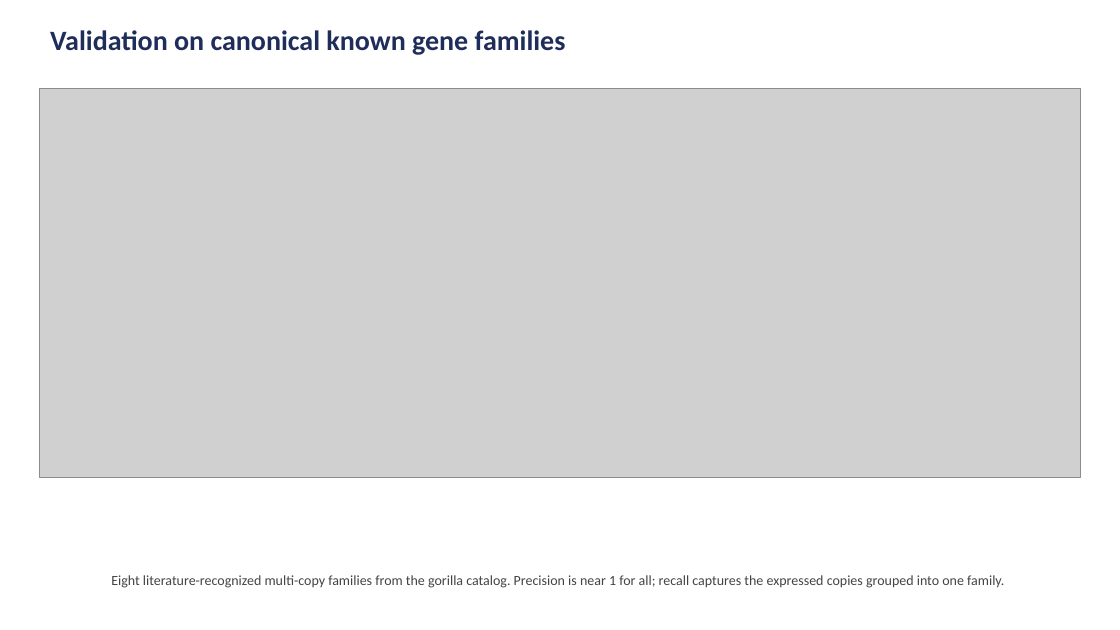
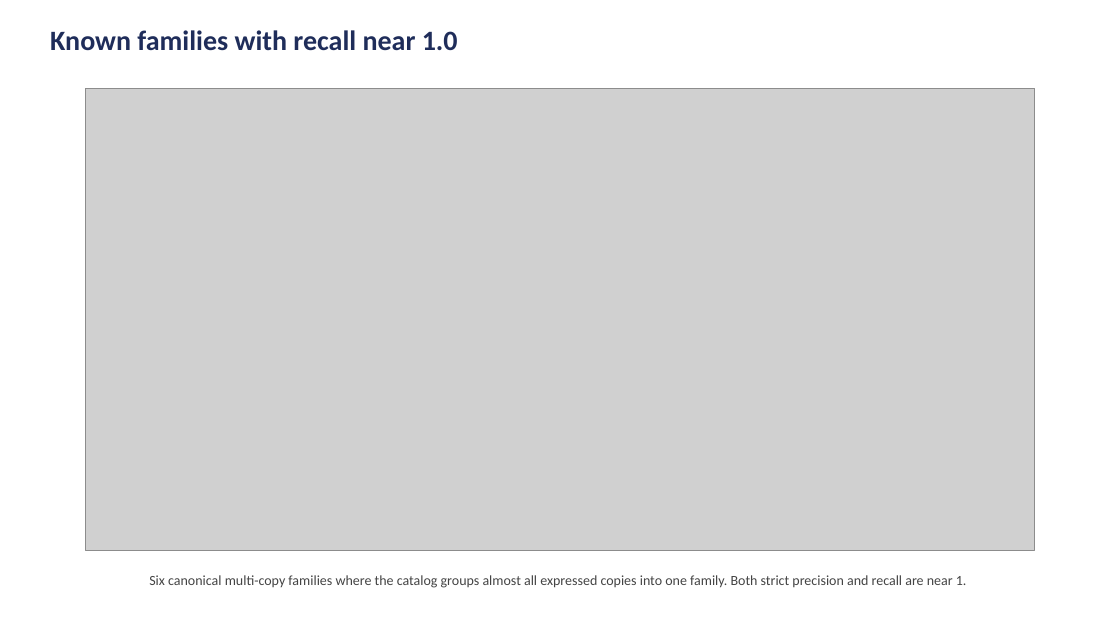
Before and after one commit to juanfraitu1/Rustle, a slide deck: slide 6 of bench/family_definition_slides.pptx. Drawn at 1120x630 pixels with LibreOffice and Linux fonts; fonts in the diff are those of the drawing; grey boxes stand for pictures. Boxes give left, top, right and bottom in pixels: in the first picture for what was removed or moved away, otherwise in the second. Text is boxed around its words. In the diff, an @@ line names an element or a change of style, - is before the commit and + after.

Commit message:
slides: validation uses strict precision and families with recall >= 0.85

```diff
--- a/bench/family_definition_slides.pptx
+++ b/bench/family_definition_slides.pptx
@@ text at (x1=50, y1=30, x2=458, y2=51): text changed @@
-Validation on canonical known gene families
+Known families with recall near 1.0
@@ picture resized from (x1=39, y1=88, x2=1081, y2=477) to (x1=85, y1=88, x2=1034, y2=550) @@
@@ text at (x1=149, y1=575, x2=967, y2=588): text changed @@
-Eight literature-recognized multi-copy families from the gorilla catalog. Precision is near 1 for all; recall captures the expressed copies grouped into one family.
+Six canonical multi-copy families where the catalog groups almost all expressed copies into one family. Both strict precision and recall are near 1.
```
Also in this commit, not shown: 2 other files.
